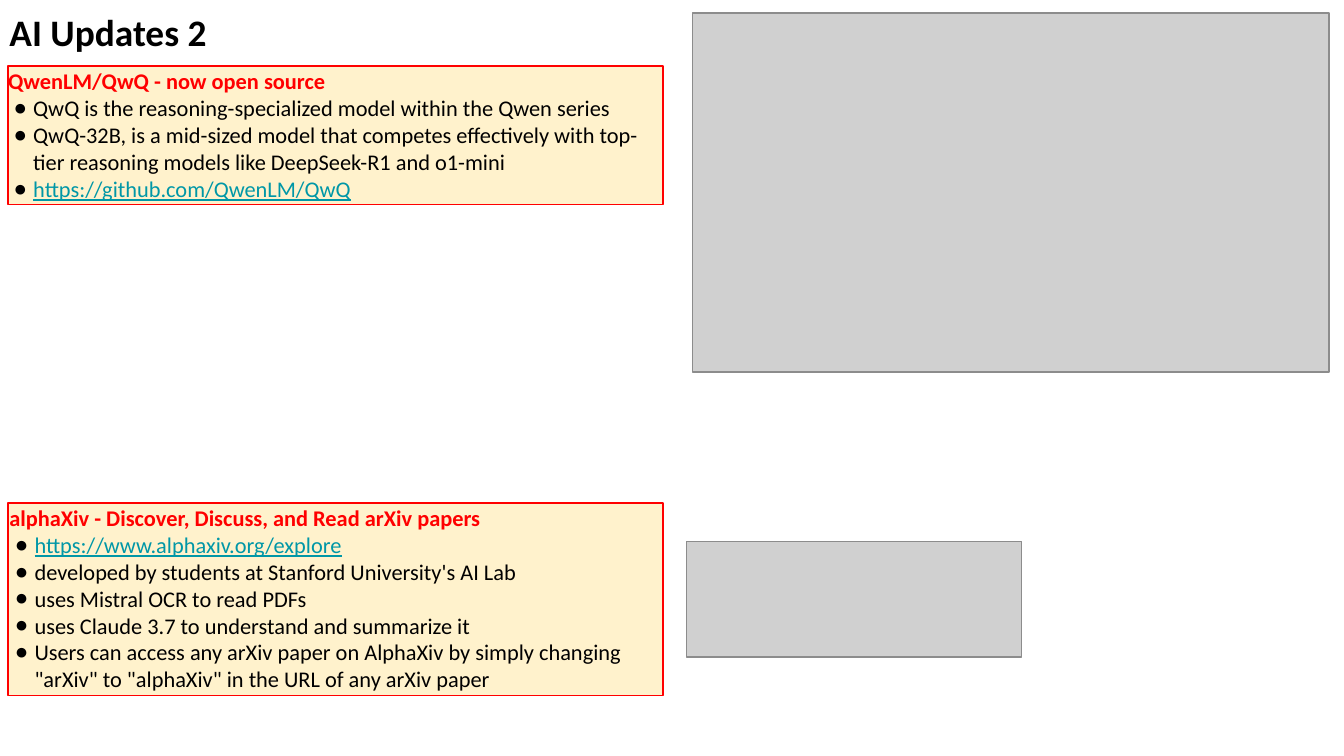
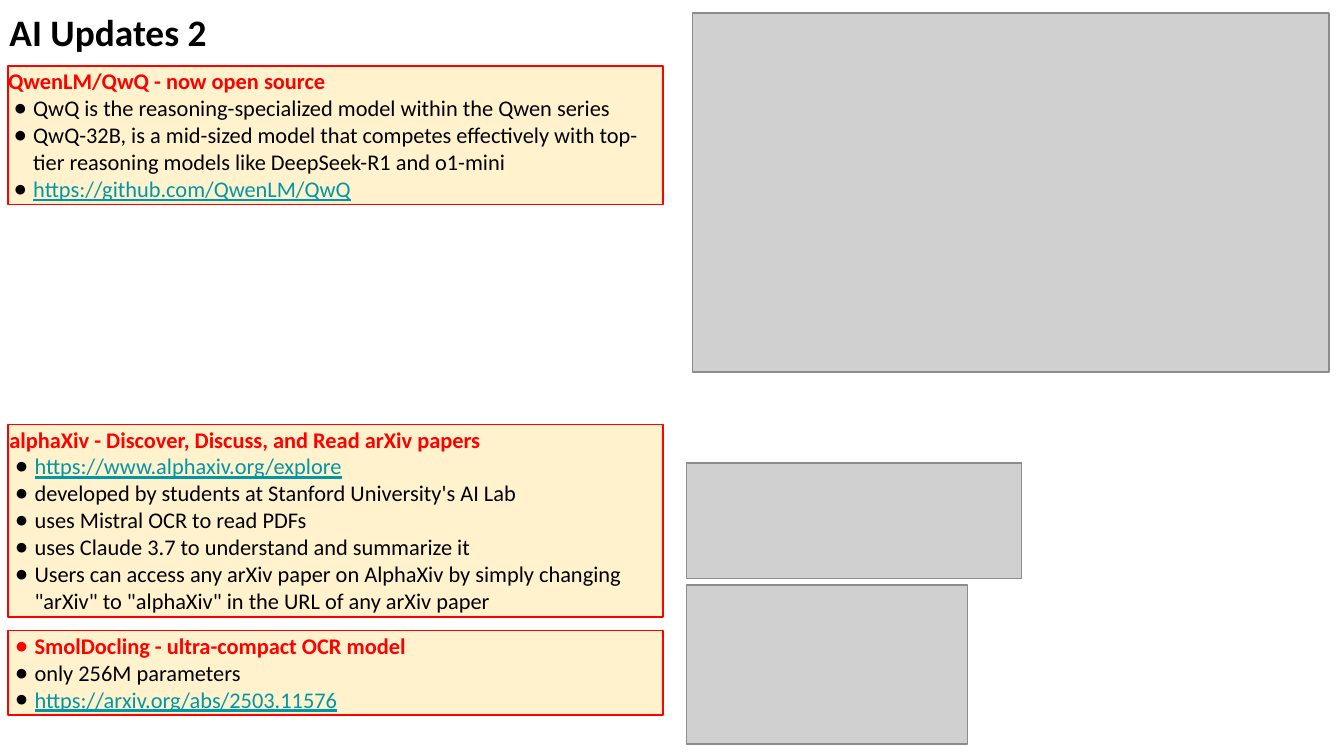
Before and after one commit to lselector/seminar, a slide deck: slide 9 of 2025/2025-03-21-AI-Updates.pptx (slide 8 before the commit). Drawn at 1344x756 pixels with LibreOffice and Linux fonts; fonts in the diff are those of the drawing; grey boxes stand for pictures. Boxes give left, top, right and bottom in pixels: in the first picture for what was removed or moved away, otherwise in the second. Text is boxed around its words. In the diff, an @@ line names an element or a change of style, - is before the commit and + after.

```diff
--- a/2025/2025-03-21-AI-Updates.pptx
+++ b/2025/2025-03-21-AI-Updates.pptx
@@ rectangle "alphaXiv - Discover, Discuss, and ...": place and size @@
-rectangle "alphaXiv - Discover, Discuss, and ..." at bbox=[8, 503, 663, 695]
+rectangle "alphaXiv - Discover, Discuss, and ..." at bbox=[8, 425, 663, 617]
@@ picture: place and size @@
-picture at bbox=[687, 542, 1021, 657]
+picture at bbox=[687, 462, 1021, 578]
@@ picture added at bbox=[687, 585, 968, 743] @@
@@ rectangle added at bbox=[8, 630, 663, 715], fill #FFF2CC, outline #FF0000 0.75 pt, 12 pt, text #FF0000 @@
+● SmolDocling - ultra-compact OCR model
+● only 256M parameters
+● https://arxiv.org/abs/2503.11576
```
Also in this commit, not shown: 7 other slides changed, 2 slides added.
